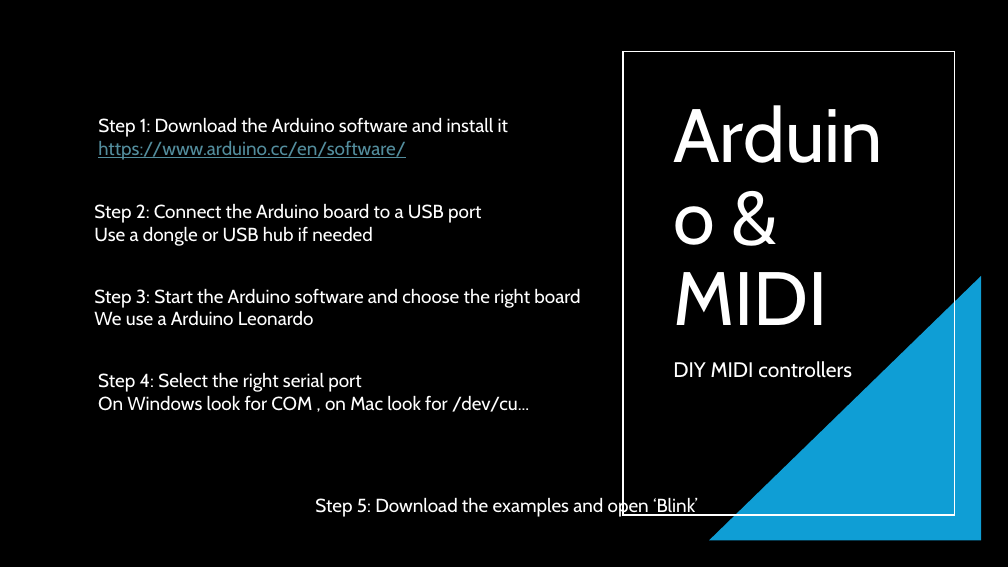
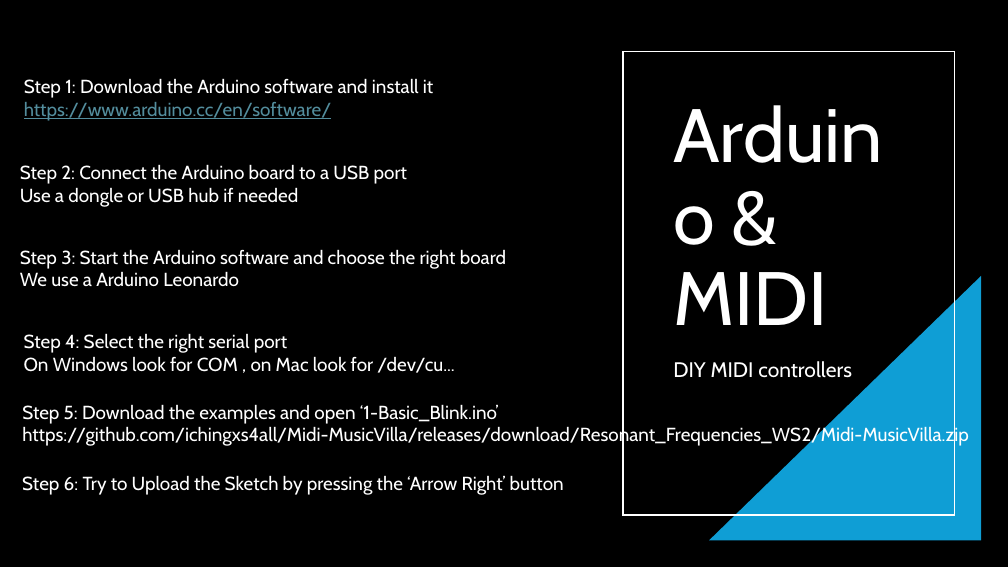
Before and after one commit to ichingxs4all/Midi-MusicVilla, a slide deck: slide 2 of Resonant_Frequencies_WS1/Resonant Frequencies WS1.pptx. Drawn at 1008x567 pixels with LibreOffice and Linux fonts; fonts in the diff are those of the drawing. Boxes give left, top, right and bottom in pixels: in the first picture for what was removed or moved away, otherwise in the second. Text is boxed around its words. In the diff, an @@ line names an element or a change of style, - is before the commit and + after.

Commit message:
Little update and release number two

```diff
--- a/Resonant_Frequencies_WS1/Resonant Frequencies WS1.pptx
+++ b/Resonant_Frequencies_WS1/Resonant Frequencies WS1.pptx
@@ 4 texts: place and size @@
-4 texts at <box>94,117,580,412</box>
+4 texts at <box>20,78,506,373</box>
@@ text at <box>22,404,969,447</box>: text changed @@
-Step 5: Download the examples and open ‘Blink’
+Step 5: Download the examples and open ‘1-Basic_Blink.ino’
+https://github.com/ichingxs4all/Midi-MusicVilla/releases/download/Resonant_Frequencies_WS2/Midi-MusicVilla.zip
@@ text added at <box>22,475,564,495</box>, 18 pt, text #FFFFFF @@
+Step 6: Try to Upload the Sketch by pressing the ‘Arrow Right’ button
```
